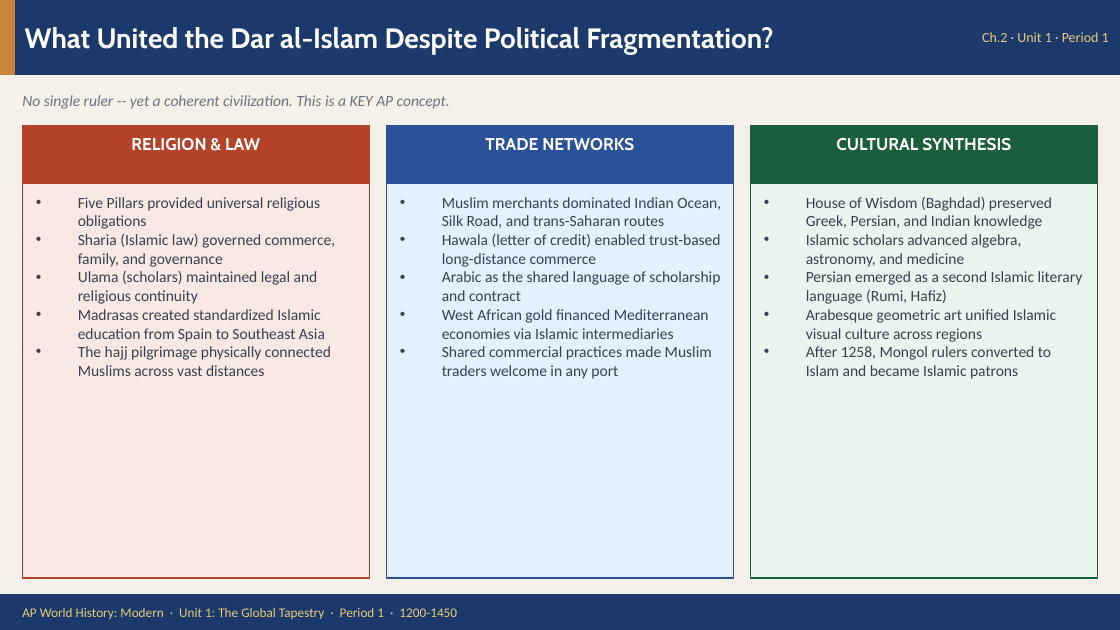
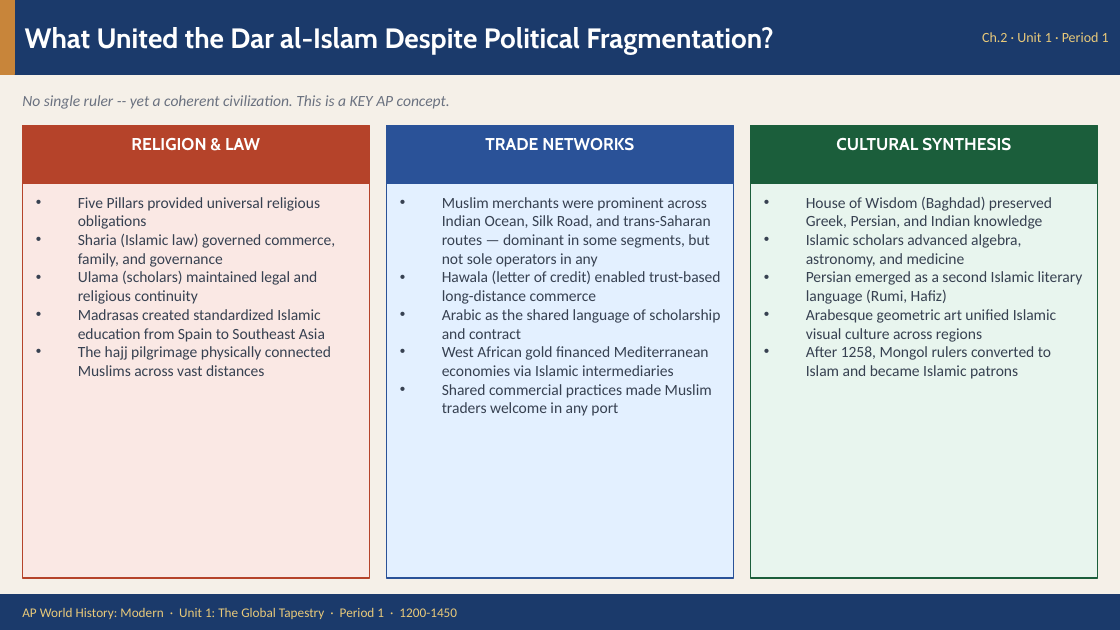
Before and after one commit to coolguydork/amsco-ap-world-history-study-guide-companion, a slide deck: slide 3 of Unit-1-Ch-2/Ch2-Dar-al-Islam.pptx. Drawn at 1120x630 pixels with LibreOffice and Linux fonts; fonts in the diff are those of the drawing. Boxes give left, top, right and bottom in pixels: in the first picture for what was removed or moved away, otherwise in the second. Text is boxed around its words. In the diff, an @@ line names an element or a change of style, - is before the commit and + after.

```diff
--- a/Unit-1-Ch-2/Ch2-Dar-al-Islam.pptx
+++ b/Unit-1-Ch-2/Ch2-Dar-al-Islam.pptx
@@ text at (x1=442, y1=197, x2=710, y2=267): text changed @@
-• Muslim merchants dominated Indian Ocean, Silk Road, and trans-Saharan routes
+• Muslim merchants were prominent across Indian Ocean, Silk Road, and trans-Saharan routes — dominant in some segments, but not sole operators in any
```
Also in this commit, not shown: 1 other slide changed, 10 other files.
